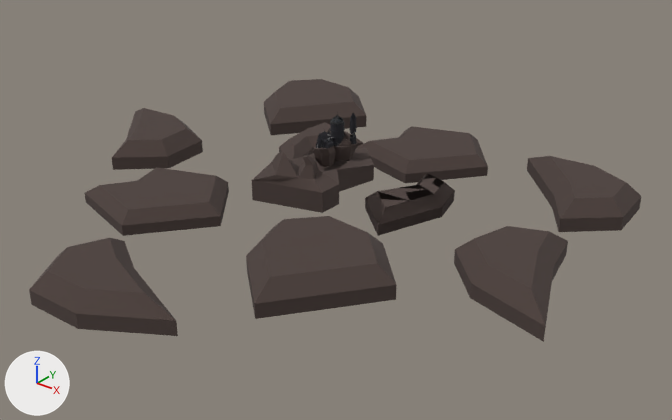
The Blender file models/castle/castle.blend: old version first, new version second.
Rendered twice from a camera (50 mm lens) standing at (5465.0, -6432.0, 3451.0) and looking at (344.0, -31.0, -518.0). The lights are fixed; the arrows at lower left show +X, +Y and +Z. The picture after the commit comes second.

Objects in the first picture: 'island_col', 'mountains' and 3 more.
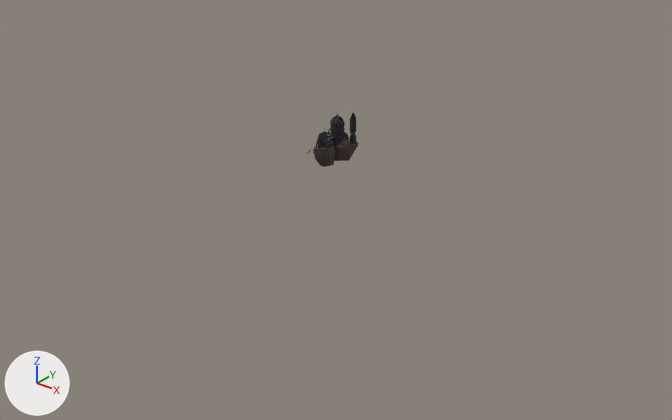
Boxes (x1, y1, x2, y2) around the edits, measured in the pictures (672 x 420 px):
'mountains', hidden
    before: (29, 79, 641, 342)

The change, as a list of edits to the scene's bpy script:
```text
Change ob_mountains:
    add ob_mountains.hide_set(True)
```
